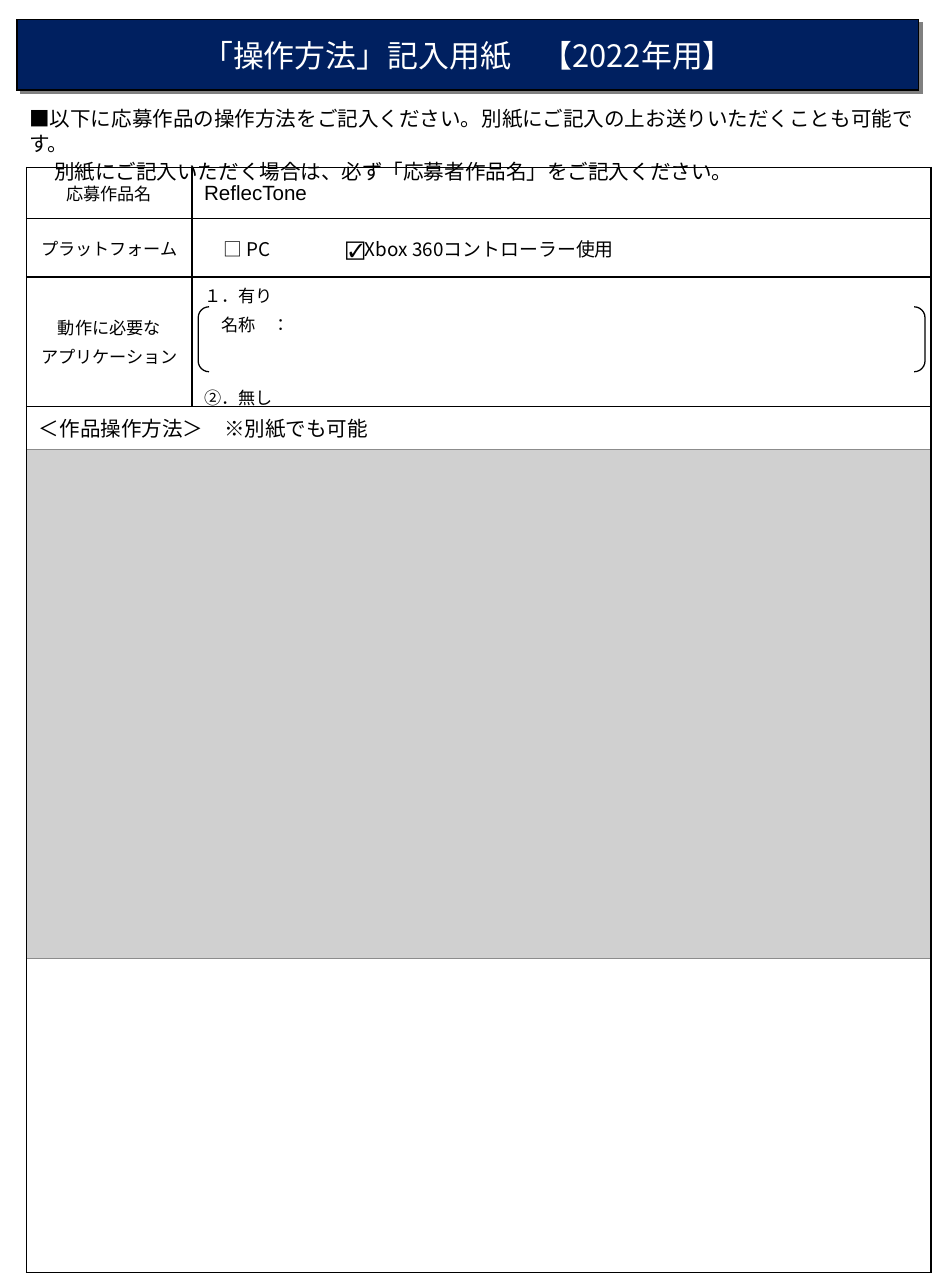
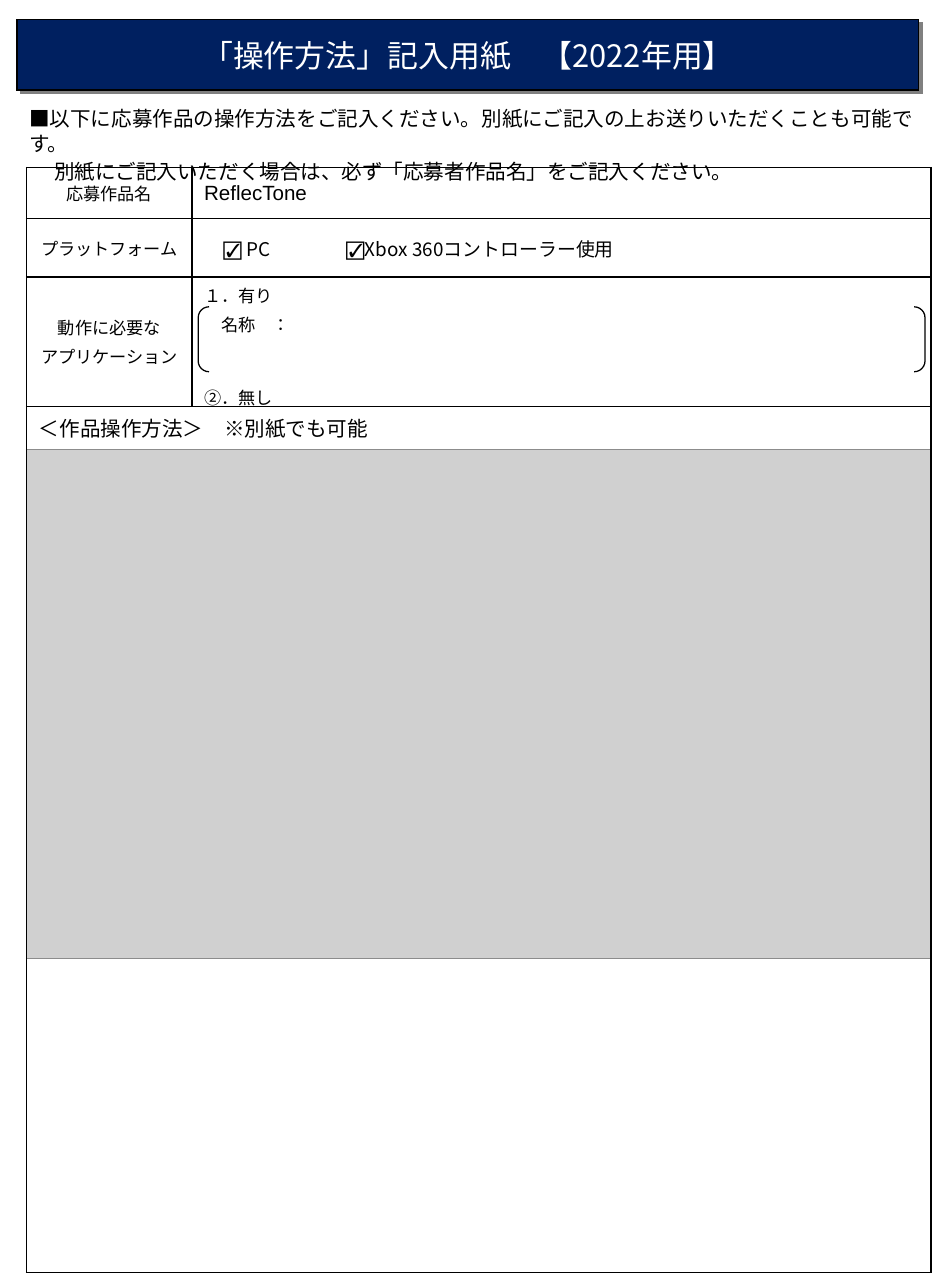
Before and after one commit to kurama13717/SPIC, a slide deck: slide 1 of 日本ゲーム大賞2022応募説明/操作説明_フォーマット2022/2_操作方法フォーマット2022.pptx. Drawn at 948x1288 pixels with LibreOffice and Linux fonts; fonts in the diff are those of the drawing; grey boxes stand for pictures. Boxes give left, top, right and bottom in pixels: in the first picture for what was removed or moved away, otherwise in the second. Text is boxed around its words. In the diff, an @@ line names an element or a change of style, - is before the commit and + after.

```diff
--- a/日本ゲーム大賞2022応募説明/操作説明_フォーマット2022/2_操作方法フォーマット2022.pptx
+++ b/日本ゲーム大賞2022応募説明/操作説明_フォーマット2022/2_操作方法フォーマット2022.pptx
@@ table at (27, 168, 932, 1275) @@
-row 2, column 2: □ PC ☑Xbox 360コントローラー使用
+row 2, column 2: ☑ PC ☑Xbox 360コントローラー使用
```
Also in this commit, not shown: 6 other files.
